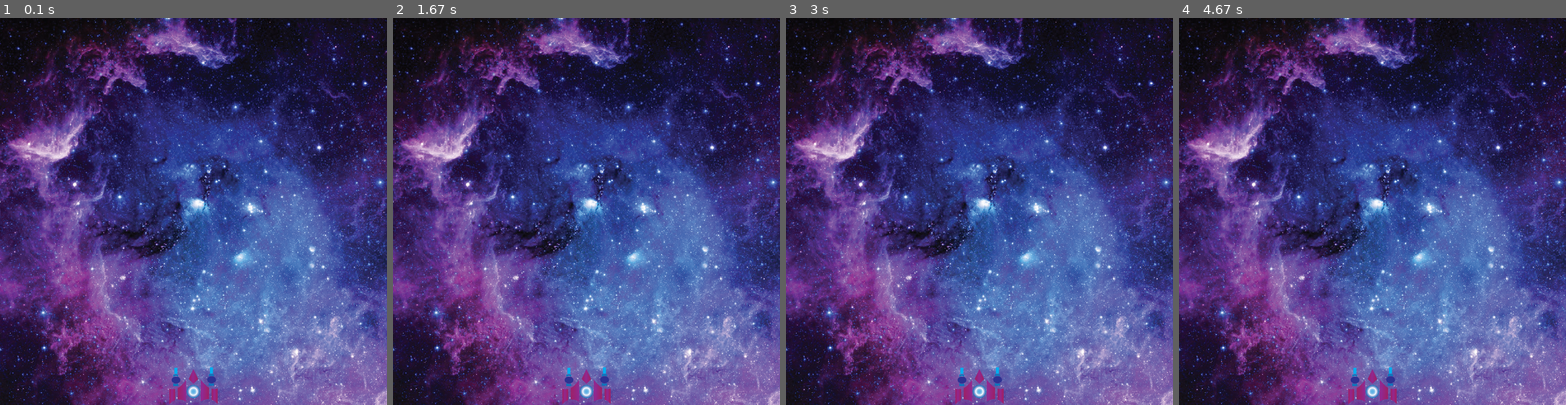
Above: before the commit, frames 1-4 (left to right).
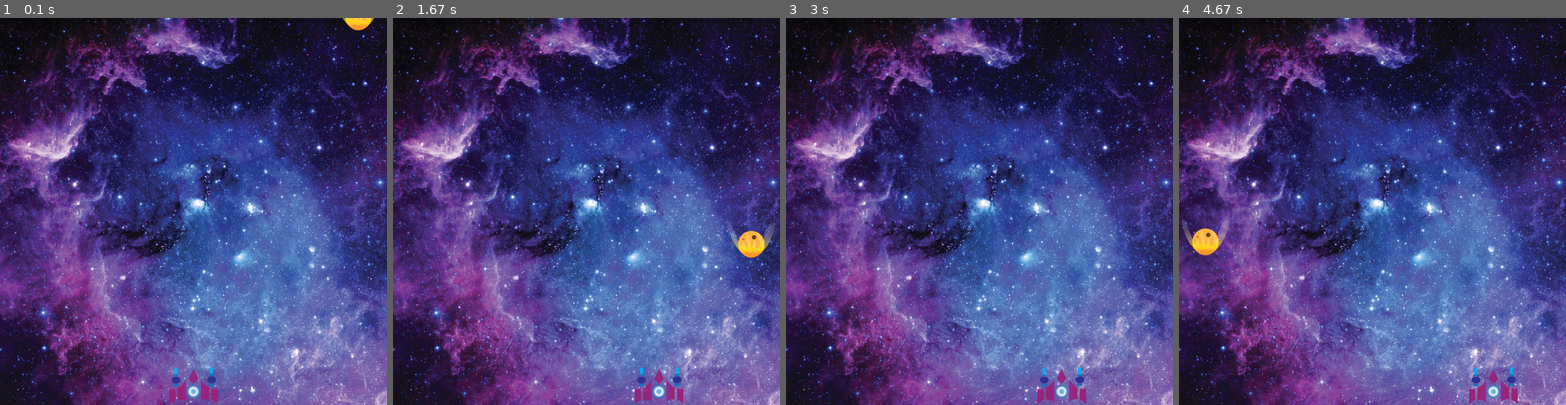
Above: after the commit, the same moments.

Repository: DemiwolfLegend/pygame-fallingMetior
Game: pygame game, started from main.py
Same seed, same stepped clock (60 frames per second), same inputs: the game is played once before the commit and once after it.
Inputs:
- Up to frame 1 (0.1 s): no input
- Up to frame 2 (1.67 s): hold Right 0.33-0.8 s; hold Right 0.83-1.3 s; hold Left from 1.33 s (still down)
- Up to frame 3 (3 s): release Left at 1.87 s; hold Left 1.9-2.3 s; hold Right 2.33-2.97 s
- Up to frame 4 (4.67 s): hold Left 3-3.47 s; hold Right 3.5-3.97 s; hold Right 4-4.47 s; hold Left from 4.5 s (still down)

The runs differ from the first frame. In frame 1, 0.2% of the frame differs, in the area x 88-97%, y 0-4%; in frame 2, 1.7%, in the area x 43-99%, y 52-100%; in frame 3, 1.1%; in frame 4, 1.7%.

Commit message:
boulder inserted

Diff:
--- a/main.py
+++ b/main.py
@@ -1,4 +1,5 @@
 import pygame
+import random
 
 pygame.display.set_caption("firstGame")
 
@@ -16,7 +17,33 @@
     def show(self):
         screen.blit(self.image, (self.x, self.y))
 
+    def move(self):
+        self.x += self.change
+        if self.x < 0:
+            self.x = 0
+        elif self.x > 700:
+            self.x = 700
 
+
+class boulder:
+    def __init__(self) -> None:
+        self.image = pygame.image.load("./content/enemy.png")
+        self.x = random.randint(0, 700)
+        self.y = -100
+        self.change = 5
+        self.num = 10
+
+    def fall(self):
+        self.y += self.change
+        if self.y > 800:
+            self.x = random.randint(0, 700)
+            self.y = -100
+
+    def show(self):
+        screen.blit(self.image, (self.x, self.y))
+
+
+enemy = boulder()
 player = character()
 run = True
 while run:
@@ -25,5 +52,17 @@
         if event.type == pygame.QUIT:
             run = False
 
+        if event.type == pygame.KEYDOWN:
+            if event.key == pygame.K_LEFT:
+                player.change = -10
+            elif event.key == pygame.K_RIGHT:
+                player.change = 10
+        elif event.type == pygame.KEYUP:
+            player.change = 0
+
+    player.move()
+    enemy.fall()
+
+    enemy.show()
     player.show()
     pygame.display.update()
Binary file added: content/enemy.png
